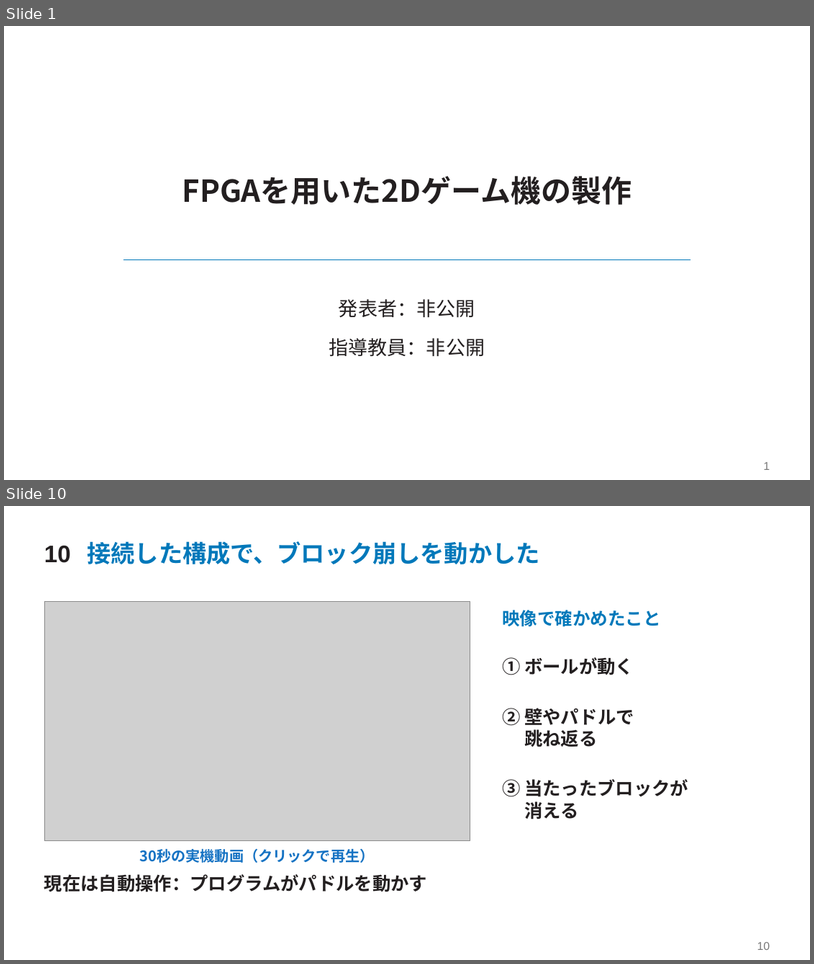
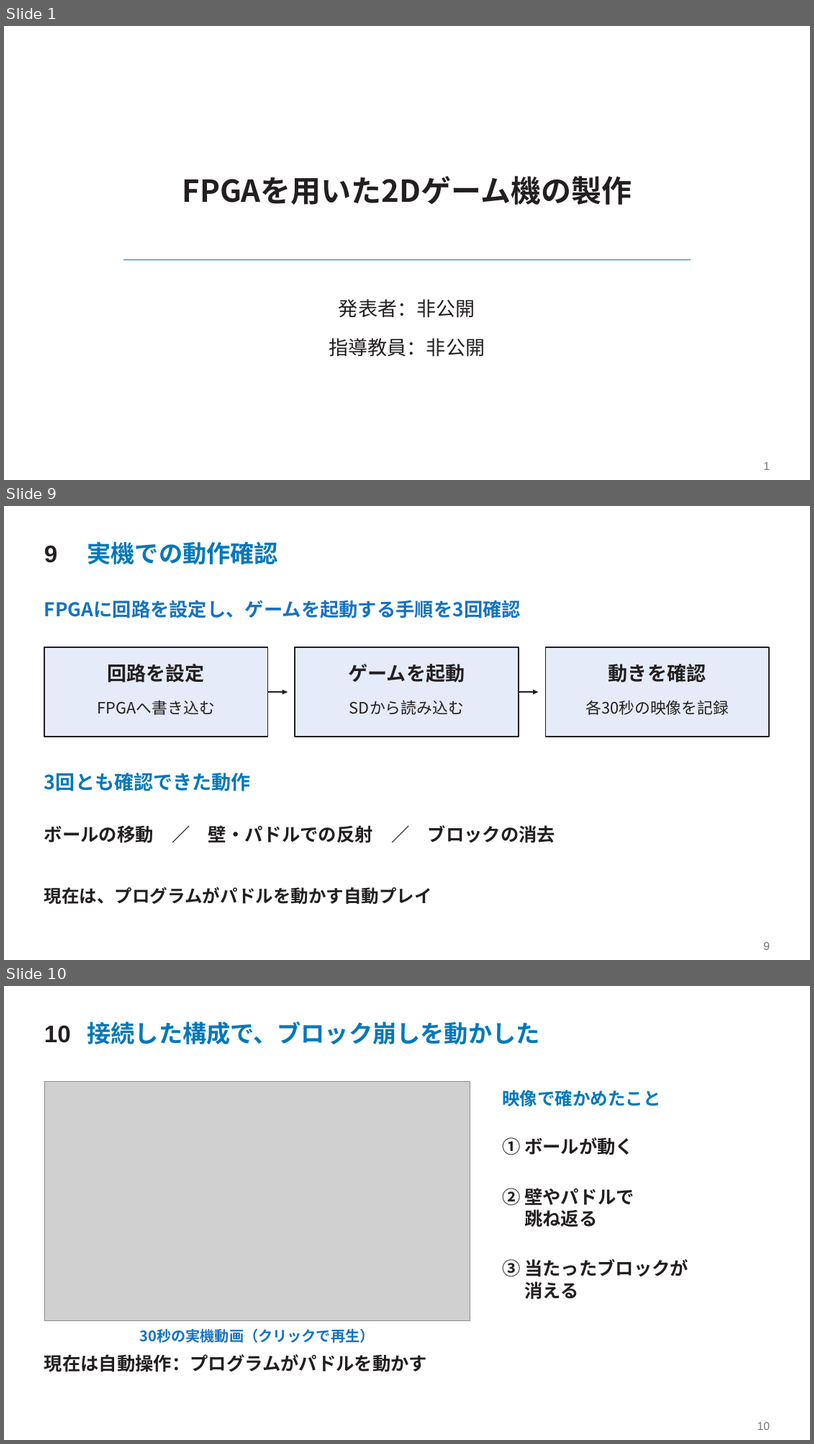
Before and after one commit to SoshiroFujimori/wally-game-console-research, a slide deck: docs/presentation/中間発表_主要事項.pptx. Shown one above the other, each under a label of ours: slides 1 and 10 before the commit, slides 1, 9 and 10 after it; the slides between them are not shown. The pictures are 814x964 and 814x1444 pixels, drawn with LibreOffice and Linux fonts; fonts in the diff are those of the drawing; grey boxes stand for pictures. Boxes give left, top, right and bottom in pixels: in the first picture for what was removed or moved away, otherwise in the second. Text is boxed around its words. In the diff, an @@ line names an element or a change of style, - is before the commit and + after.

```diff
--- a/docs/presentation/中間発表_主要事項.pptx
+++ b/docs/presentation/中間発表_主要事項.pptx
@@ slide 9 added at box(4, 506, 810, 960), background #FFFFFF @@
@@ text added at box(44, 545, 57, 563), 28.5 pt, text #231F20, bold @@
+9
@@ text added at box(88, 541, 278, 564), 28.5 pt, text #0078BA, bold @@
+実機での動作確認
@@ text added at box(44, 600, 521, 618), 22.5 pt, text #1572C3, bold @@
+FPGAに回路を設定し、ゲームを起動する手順を3回確認
@@ rectangle added at box(44, 647, 268, 736), fill #E5EBF8, outline #231F20 1.5 pt @@
@@ rectangle added at box(295, 647, 519, 736), fill #E5EBF8, outline #231F20 1.5 pt @@
@@ rectangle added at box(546, 647, 770, 736), fill #E5EBF8, outline #231F20 1.5 pt @@
@@ text added at box(107, 664, 204, 682), 23.2 pt, text #231F20, bold @@
+回路を設定
@@ text added at box(348, 664, 465, 682), 23.2 pt, text #231F20, bold @@
+ゲームを起動
@@ text added at box(609, 664, 706, 682), 23.2 pt, text #231F20, bold @@
+動きを確認
@@ text added at box(98, 700, 215, 715), 18.8 pt, text #231F20 @@
+FPGAへ書き込む
@@ freeform shape added at box(268, 692, 282, 692), outline #231F20 1.95 pt @@
@@ freeform shape added at box(282, 690, 288, 694), fill #231F20 @@
@@ text added at box(350, 700, 464, 715), 18.8 pt, text #231F20 @@
+SDから読み込む
@@ freeform shape added at box(519, 692, 533, 692), outline #231F20 1.95 pt @@
@@ freeform shape added at box(533, 690, 539, 694), fill #231F20 @@
@@ text added at box(586, 700, 729, 715), 18.8 pt, text #231F20 @@
+各30秒の映像を記録
@@ text added at box(44, 772, 251, 791), 23.2 pt, text #0078BA, bold @@
+3回とも確認できた動作
@@ text added at box(44, 825, 556, 843), 21.8 pt, text #231F20, bold @@
+ボールの移動 ／ 壁・パドルでの反射 ／ ブロックの消去
@@ text added at box(44, 887, 432, 903), 21 pt, text #231F20, bold @@
+現在は、プログラムがパドルを動かす自動プレイ
@@ text added at box(764, 942, 770, 950), 13.5 pt, text #777777 @@
+9
```
Also in this commit, not shown: 5 slides changed, 5 other slides added, 6 slides removed, 30 other files.
